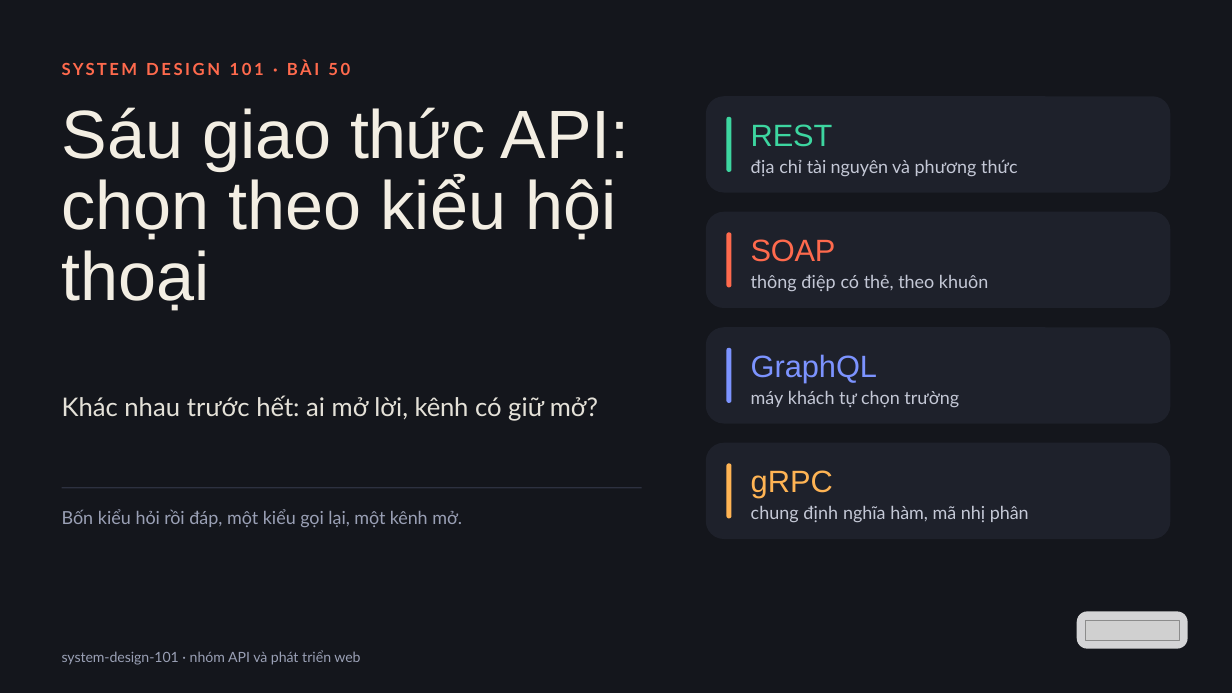
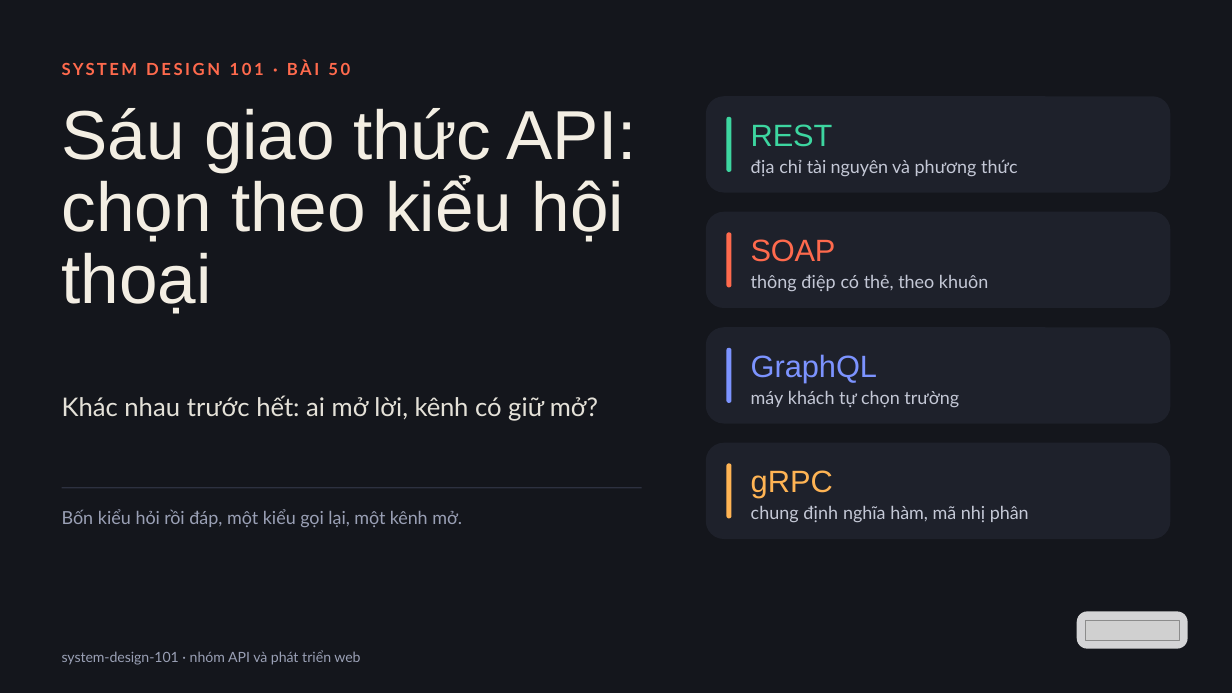
Before and after one commit to vohoailinh90/tool-marketing-studio, a slide deck: slide 1 of system-design-101/vi/lessons/sd-01-050/slides/sd-01-050.pptx. Drawn at 1232x693 pixels with LibreOffice and Linux fonts; fonts in the diff are those of the drawing; grey boxes stand for pictures. Boxes give left, top, right and bottom in pixels: in the first picture for what was removed or moved away, otherwise in the second. Text is boxed around its words. In the diff, an @@ line names an element or a change of style, - is before the commit and + after.

```diff
--- a/system-design-101/vi/lessons/sd-01-050/slides/sd-01-050.pptx
+++ b/system-design-101/vi/lessons/sd-01-050/slides/sd-01-050.pptx
@@ text "Sáu giao thức API: chọn ..." at [62, 108, 637, 314]: size 80 to 81 pt; letter spacing -0.7 to -0.6 pt in "thức"; letter spacing -0.1 to 0 pt in "hội"; line spacing 83.2pt to 84.2pt @@
```
Also in this commit, not shown: 3 other files.
